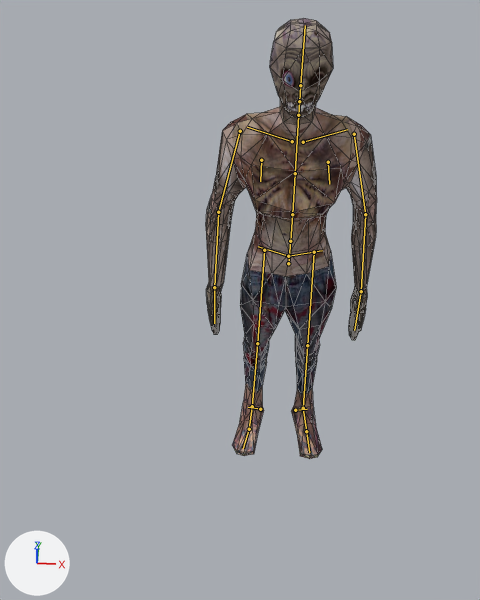
Before and after pictures for a commit that changed the Blender file models/zombie.blend.
The view is the same before and after, from a camera (50 mm lens) standing at (-0.07, -1.6, 2.28) and looking at (-0.16, 0.1, 0.65). Every picture has the same lights, and +X, +Y and +Z are marked at lower left. The bones that bend it are drawn over the model as lines. Mesh edges are drawn as thin lines.

Objects in the first picture: 'zombie'.
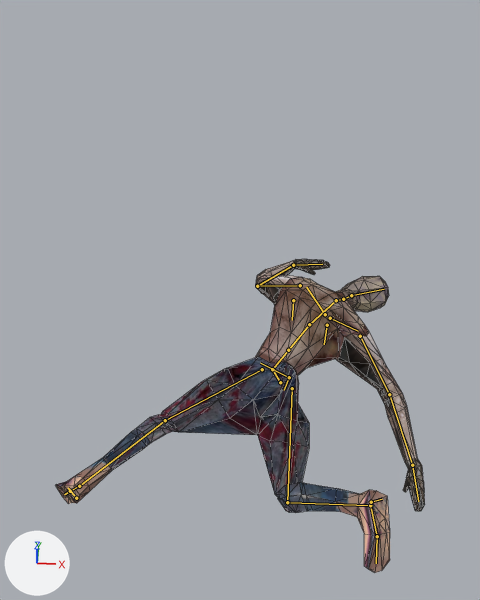
The newer file adds an action. The first version stands in its rest pose; the second is drawn at frame 12 of the action 'die'.

Boxes [x1, y1, x2, y2] around the edits, measured in the pictures (480 x 600 px):
```json
{"object": "zombie", "change": "posed", "before": [206, 18, 377, 459], "after": [56, 259, 425, 573], "on screen": "115% wider, 29% shorter"}
{"bone": "spine", "before": "(288, 263) to (290, 241)", "after": "(280, 382) to (272, 369)"}
{"bone": "spine.001", "before": "(290, 241) to (292, 214)", "after": "(272, 369) to (288, 350)"}
{"bone": "spine.003", "before": "(295, 173) to (298, 115)", "after": "(309, 324) to (336, 300)"}
{"bone": "spine.006", "before": "(300, 85) to (305, 25)", "after": "(351, 295) to (384, 289)"}
{"bone": "shoulder.L", "before": "(303, 142) to (347, 129)", "after": "(325, 314) to (306, 287)"}
{"bone": "upper_arm.L", "before": "(354, 134) to (365, 214)", "after": "(300, 285) to (257, 286)"}
{"bone": "forearm.L", "before": "(365, 214) to (361, 291)", "after": "(257, 286) to (293, 265)"}
{"bone": "hand.L", "before": "(361, 291) to (354, 330)", "after": "(293, 265) to (322, 264)"}
{"bone": "shoulder.R", "before": "(292, 141) to (247, 127)", "after": "(330, 318) to (358, 331)"}
{"bone": "upper_arm.R", "before": "(240, 131) to (218, 212)", "after": "(360, 336) to (389, 394)"}
{"bone": "pelvis.L", "before": "(288, 256) to (322, 250)", "after": "(289, 377) to (260, 363)"}
{"bone": "thigh.L", "before": "(314, 252) to (307, 345)", "after": "(262, 369) to (165, 420)"}
{"bone": "shin.L", "before": "(307, 345) to (303, 408)", "after": "(165, 420) to (79, 486)"}
{"bone": "foot.L", "before": "(303, 408) to (306, 431)", "after": "(79, 486) to (70, 491)"}
{"bone": "thigh.R", "before": "(264, 250) to (257, 343)", "after": "(292, 388) to (287, 502)"}
{"bone": "shin.R", "before": "(257, 343) to (252, 406)", "after": "(287, 502) to (370, 505)"}
{"bone": "toe.R", "before": "(249, 429) to (243, 448)", "after": "(377, 536) to (376, 563)"}
```

Scene script edits in JSON lines:
```json
{"block": "bone_spine", "where": "bone_spine = bpy.data.objects['metarig'].pose.bones['spine']"}
{"op": "set", "path": "bone_spine.location", "old": "(0.0, 0.0, 0.0)", "new": "(0.0, -0.725, 0.187)"}
{"op": "set", "path": "bone_spine.rotation_quaternion", "old": "(1.0, 0.0, 0.0, 0.0)", "new": "(0.286, -0.347, -0.325, 0.832)", "note": "degrees (0, 0, 0) -> degrees (-53, 23, 130)"}
{"block": "bone_spine_001", "where": "bone_spine_001 = bpy.data.objects['metarig'].pose.bones['spine.001']  # child of 'spine'"}
{"op": "set", "path": "bone_spine_001.rotation_quaternion", "old": "(1.0, 0.0, 0.0, 0.0)", "new": "(0.872, -0.46, -0.151, 0.075)", "note": "degrees (0, 0, 0) -> degrees (-57, -11, 16)"}
{"block": "bone_spine_003", "where": "bone_spine_003 = bpy.data.objects['metarig'].pose.bones['spine.003']  # child of 'spine.002'"}
{"op": "set", "path": "bone_spine_003.rotation_quaternion", "old": "(1.0, 0.0, 0.0, 0.0)", "new": "(0.934, 0.151, -0.323, 0.024)", "note": "degrees (0, 0, 0) -> degrees (20, -38, -4)"}
{"block": "bone_spine_006", "where": "bone_spine_006 = bpy.data.objects['metarig'].pose.bones['spine.006']  # child of 'spine.005'"}
{"op": "set", "path": "bone_spine_006.rotation_quaternion", "old": "(1.0, 0.0, 0.0, 0.0)", "new": "(0.927, -0.088, 0.297, 0.212)", "note": "degrees (0, 0, 0) -> degrees (-3, 36, 25)"}
{"block": "bone_shoulder_l", "where": "bone_shoulder_l = bpy.data.objects['metarig'].pose.bones['shoulder.L']  # child of 'spine.003'"}
{"op": "set", "path": "bone_shoulder_l.rotation_euler", "old": "(0.0, 0.0, 0.0)", "new": "(0.0, 0.0, 0.0175)", "note": "degrees (0, 0, 0) -> degrees (0, 0, 1)"}
{"block": "bone_upper_arm_l", "where": "bone_upper_arm_l = bpy.data.objects['metarig'].pose.bones['upper_arm.L']  # child of 'shoulder.L'"}
{"op": "set", "path": "bone_upper_arm_l.rotation_quaternion", "old": "(1.0, 0.0, 0.0, 0.0)", "new": "(0.826, 0.25, 0.128, 0.489)", "note": "degrees (0, 0, 0) -> degrees (33, -2, 61)"}
{"block": "bone_forearm_l", "where": "bone_forearm_l = bpy.data.objects['metarig'].pose.bones['forearm.L']  # child of 'upper_arm.L'"}
{"op": "set", "path": "bone_forearm_l.rotation_quaternion", "old": "(1.0, 0.0, 0.0, 0.0)", "new": "(0.59, -0.334, 0.32, 0.661)", "note": "degrees (0, 0, 0) -> degrees (3, 55, 98)"}
{"block": "bone_hand_l", "where": "bone_hand_l = bpy.data.objects['metarig'].pose.bones['hand.L']  # child of 'forearm.L'"}
{"op": "set", "path": "bone_hand_l.rotation_quaternion", "old": "(1.0, 0.0, 0.0, 0.0)", "new": "(0.582, 0.133, -0.672, 0.438)", "note": "degrees (0, 0, 0) -> degrees (98, -116, -49)"}
{"block": "bone_shoulder_r", "where": "bone_shoulder_r = bpy.data.objects['metarig'].pose.bones['shoulder.R']  # child of 'spine.003'"}
{"op": "set", "path": "bone_shoulder_r.rotation_euler", "old": "(0.0, 0.0, 0.0)", "new": "(0.122, -0.0175, 0.401)", "note": "degrees (0, 0, 0) -> degrees (7, -1, 23)"}
{"block": "bone_upper_arm_r", "where": "bone_upper_arm_r = bpy.data.objects['metarig'].pose.bones['upper_arm.R']  # child of 'shoulder.R'"}
{"op": "set", "path": "bone_upper_arm_r.rotation_quaternion", "old": "(1.0, 0.0, 0.0, 0.0)", "new": "(0.882, 0.003, -0.015, -0.471)", "note": "degrees (0, 0, 0) -> degrees (1, -1, -56)"}
{"block": "bone_pelvis_l", "where": "bone_pelvis_l = bpy.data.objects['metarig'].pose.bones['pelvis.L']  # child of 'spine'"}
{"op": "set", "path": "bone_pelvis_l.rotation_euler", "old": "(0.0, 0.0, 0.0)", "new": "(0.297, -0.0873, -0.14)", "note": "degrees (0, 0, 0) -> degrees (17, -5, -8)"}
{"block": "bone_thigh_l", "where": "bone_thigh_l = bpy.data.objects['metarig'].pose.bones['thigh.L']  # child of 'spine'"}
{"op": "set", "path": "bone_thigh_l.location", "old": "(0.0, 0.0, 0.0)", "new": "(-0.062, -0.079, -0.086)"}
{"op": "set", "path": "bone_thigh_l.rotation_quaternion", "old": "(1.0, 0.0, 0.0, 0.0)", "new": "(0.794, -0.569, -0.215, 0.004)", "note": "degrees (0, 0, 0) -> degrees (-74, -20, 15)"}
{"block": "bone_shin_l", "where": "bone_shin_l = bpy.data.objects['metarig'].pose.bones['shin.L']  # child of 'thigh.L'"}
{"op": "set", "path": "bone_shin_l.rotation_quaternion", "old": "(1.0, 0.0, 0.0, 0.0)", "new": "(0.89, 0.089, 0.446, 0.031)", "note": "degrees (0, 0, 0) -> degrees (18, 52, 13)"}
{"block": "bone_foot_l", "where": "bone_foot_l = bpy.data.objects['metarig'].pose.bones['foot.L']  # child of 'shin.L'"}
{"op": "set", "path": "bone_foot_l.rotation_quaternion", "old": "(1.0, 0.0, 0.0, 0.0)", "new": "(0.996, 0.087, 0.006, -0.019)", "note": "degrees (0, 0, 0) -> degrees (10, 1, -2)"}
{"block": "bone_thigh_r", "where": "bone_thigh_r = bpy.data.objects['metarig'].pose.bones['thigh.R']  # child of 'spine'"}
{"op": "set", "path": "bone_thigh_r.rotation_quaternion", "old": "(1.0, 0.0, 0.0, 0.0)", "new": "(0.734, -0.387, 0.551, 0.083)", "note": "degrees (0, 0, 0) -> degrees (-79, 61, -39)"}
{"block": "bone_shin_r", "where": "bone_shin_r = bpy.data.objects['metarig'].pose.bones['shin.R']  # child of 'thigh.R'"}
{"op": "set", "path": "bone_shin_r.rotation_quaternion", "old": "(1.0, 0.0, 0.0, 0.0)", "new": "(0.465, 0.455, -0.256, 0.281)", "note": "degrees (0, 0, 0) -> degrees (85, -60, 6)"}
{"block": "bone_toe_r", "where": "bone_toe_r = bpy.data.objects['metarig'].pose.bones['toe.R']  # child of 'foot.R'"}
{"op": "set", "path": "bone_toe_r.rotation_quaternion", "old": "(1.0, 0.0, 0.0, 0.0)", "new": "(0.988, 0.136, 0.052, 0.052)", "note": "degrees (0, 0, 0) -> degrees (16, 5, 7)"}
```
